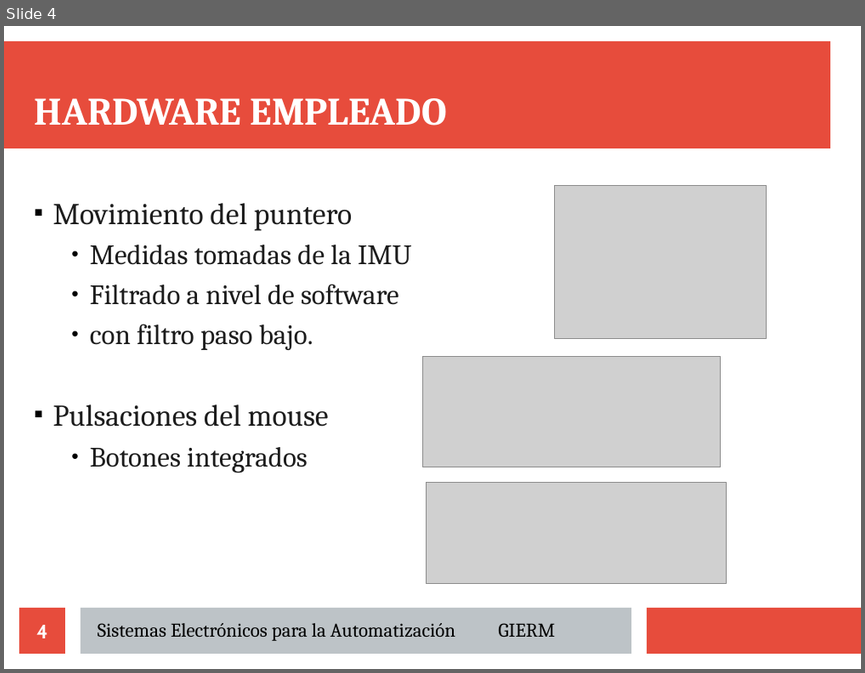
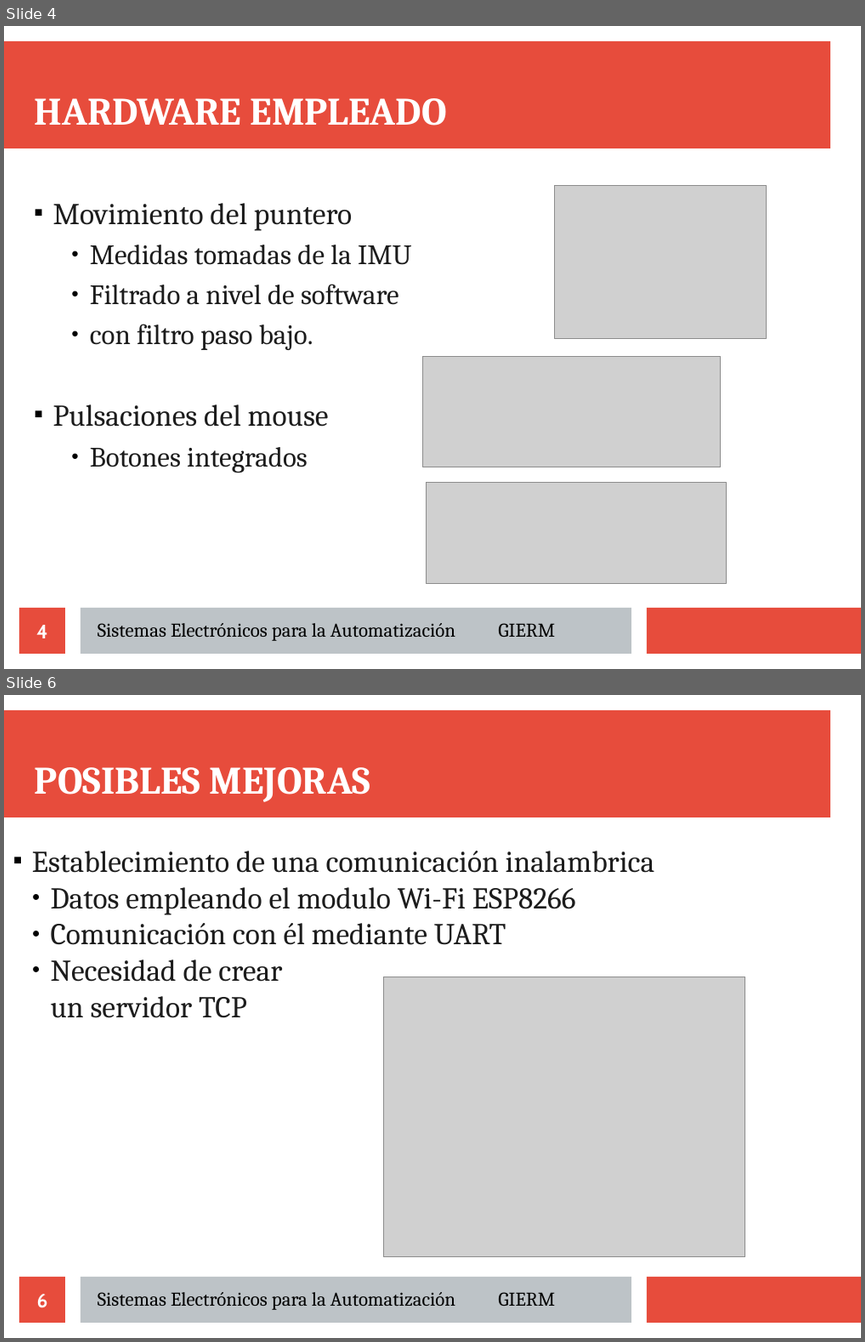
Before and after one commit to Richard-Haes-Ellis/Tiwiimo, a slide deck: docs/presentacion/defensa.odp. Shown one above the other, each under a label of ours: slide 4 before the commit, slides 4 and 6 after it; the slides between them are not shown. The pictures are 865x673 and 865x1342 pixels, drawn with LibreOffice and Linux fonts; fonts in the diff are those of the drawing; grey boxes stand for pictures. Boxes give left, top, right and bottom in pixels: in the first picture for what was removed or moved away, otherwise in the second. Text is boxed around its words. In the diff, an @@ line names an element or a change of style, - is before the commit and + after.

```diff
--- a/docs/presentacion/defensa.odp
+++ b/docs/presentacion/defensa.odp
@@ slide 6 added at box(4, 695, 861, 1338), background #FFFFFF; not listed: 3 template elements that a slide beside it also shows @@
@@ title added at box(35, 767, 371, 802), 36 pt, text #FFFFFF, bold @@
+POSIBLES MEJORAS
@@ subtitle added at box(32, 851, 655, 1018), 28 pt, text #1C1C1C @@
+■ Establecimiento de una comunicación inalambrica
+  ● Datos empleando el modulo Wi-Fi ESP8266
+  ● Comunicación con él mediante UART
+  ● Necesidad de crear
+  un servidor TCP
@@ picture added at box(383, 976, 745, 1256) @@
@@ page number added at box(19, 1276, 65, 1322), fill #E74C3C, 18 pt, text #FFFFFF, bold @@
+6
@@ text added at box(98, 1292, 555, 1310), 18 pt, text #000000 @@
+Sistemas Electrónicos para la Automatización GIERM
```
Also in this commit, not shown: 5 slides changed, 1 slide removed, 5 other files.
